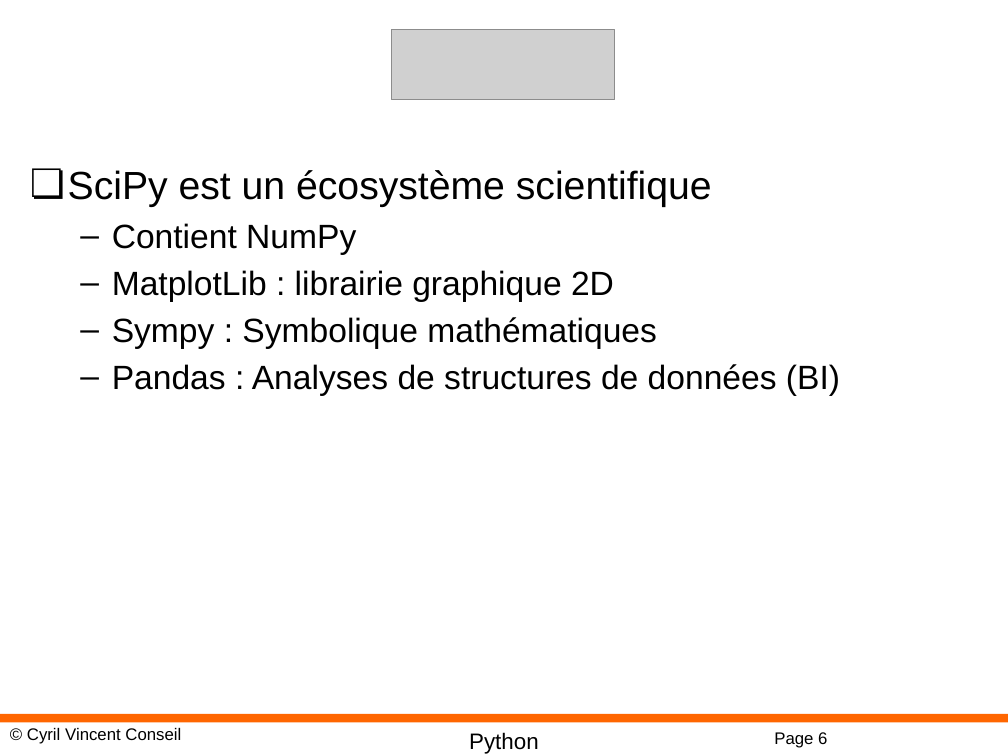
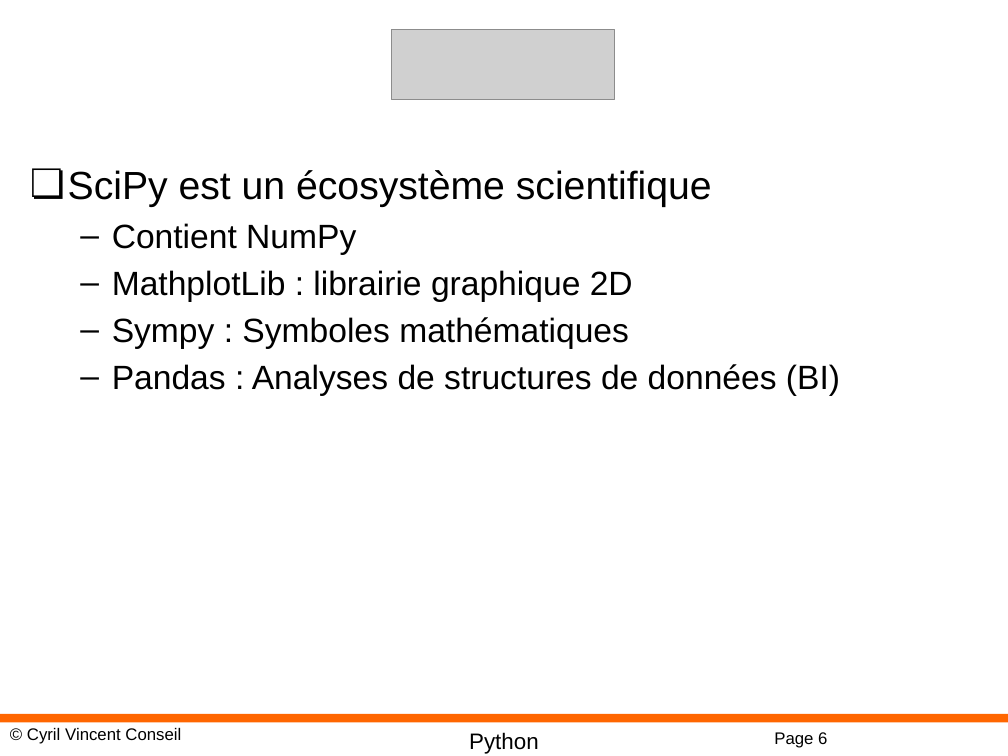
Before and after one commit to cyrilvincent/python, a slide deck: slide 6 of ppt/Python20-Math.pptx. Drawn at 1008x756 pixels with LibreOffice and Linux fonts; fonts in the diff are those of the drawing; grey boxes stand for pictures; background and template pictures are left out. Boxes give left, top, right and bottom in pixels: in the first picture for what was removed or moved away, otherwise in the second. Text is boxed around its words. In the diff, an @@ line names an element or a change of style, - is before the commit and + after.

```diff
--- a/ppt/Python20-Math.pptx
+++ b/ppt/Python20-Math.pptx
@@ text at (112, 270, 633, 349): text changed @@
-  – MatplotLib : librairie graphique 2D
-  – Sympy : Symbolique mathématiques
+  – MathplotLib : librairie graphique 2D
+  – Sympy : Symboles mathématiques
```
Also in this commit, not shown: 51 other files.
